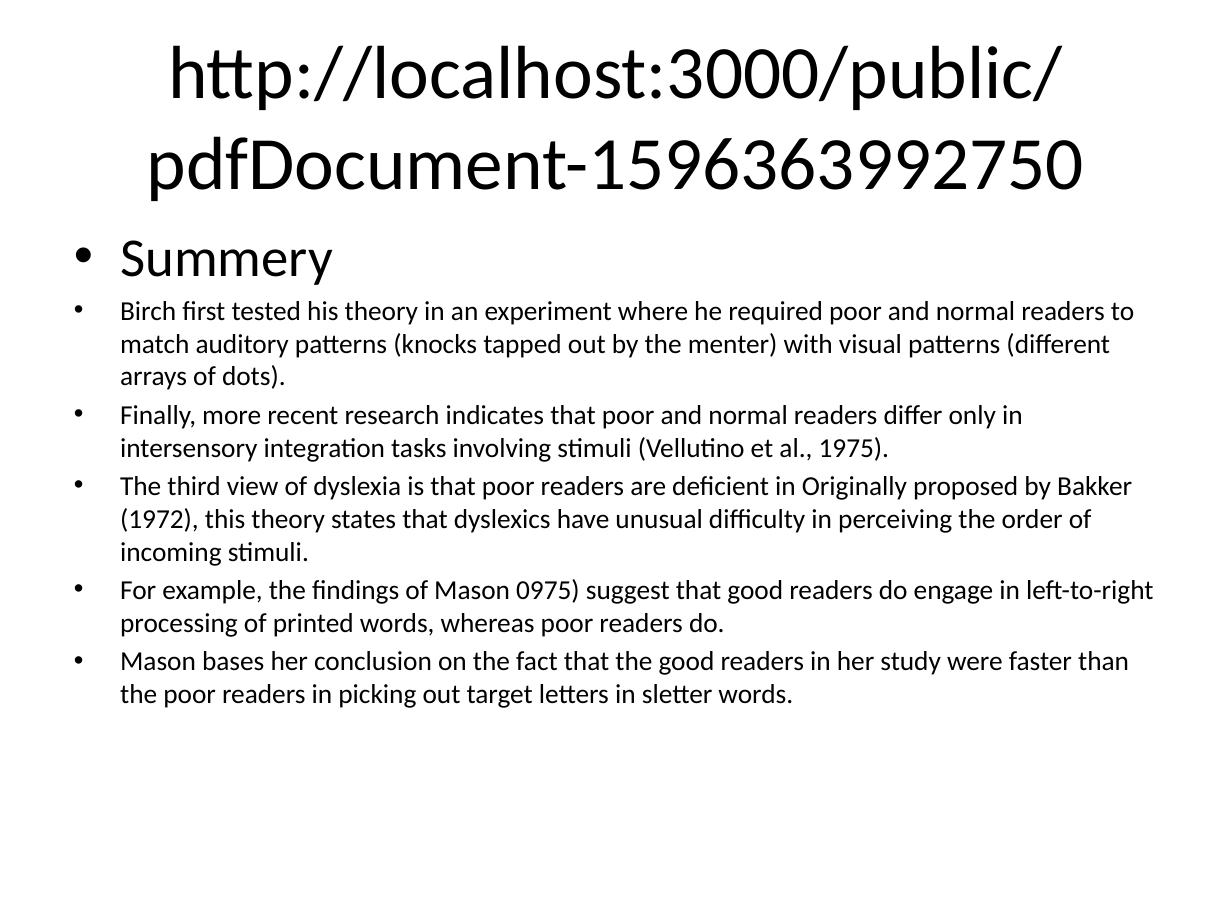
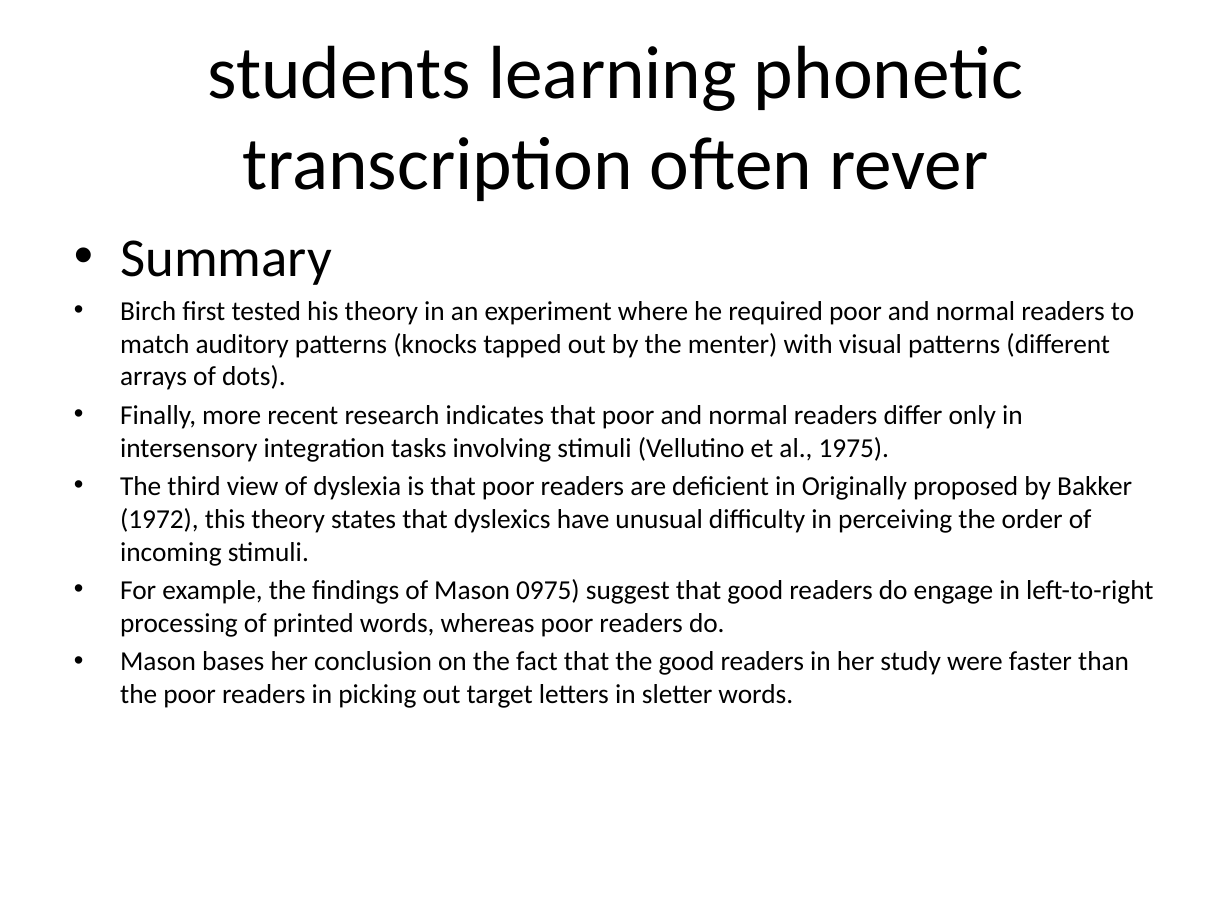
Before and after one commit to ManasaR08/SIH2020_MARS, a slide deck: slide 3 of Machine_Learning/summary.pptx. Drawn at 1232x924 pixels with LibreOffice and Linux fonts; fonts in the diff are those of the drawing. Boxes give left, top, right and bottom in pixels: in the first picture for what was removed or moved away, otherwise in the second. Text is boxed around its words. In the diff, an @@ line names an element or a change of style, - is before the commit and + after.

Commit message:
Finished PPT

```diff
--- a/Machine_Learning/summary.pptx
+++ b/Machine_Learning/summary.pptx
@@ title at bbox=[208, 45, 1023, 201]: text changed @@
-http://localhost:3000/public/pdfDocument-1596363992750
+students learning phonetic transcription often rever
@@ text at bbox=[120, 240, 332, 285]: text changed @@
-• Summery
+• Summary
```
Also in this commit, not shown: 9 other slides changed, 5 other files.
